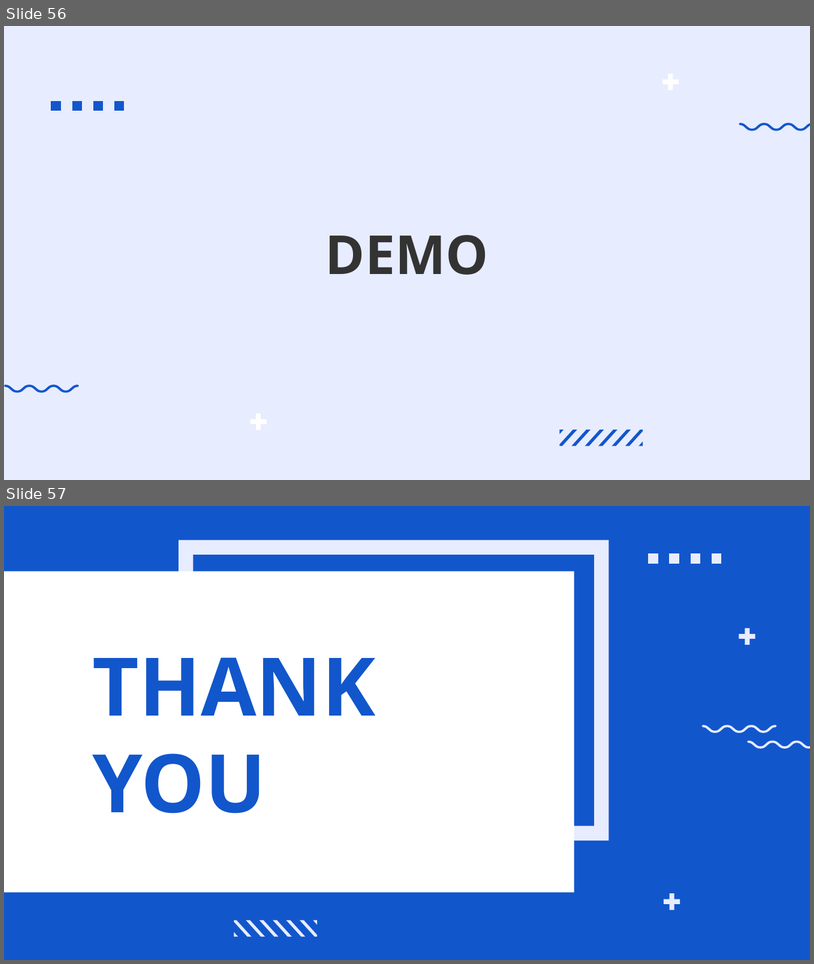
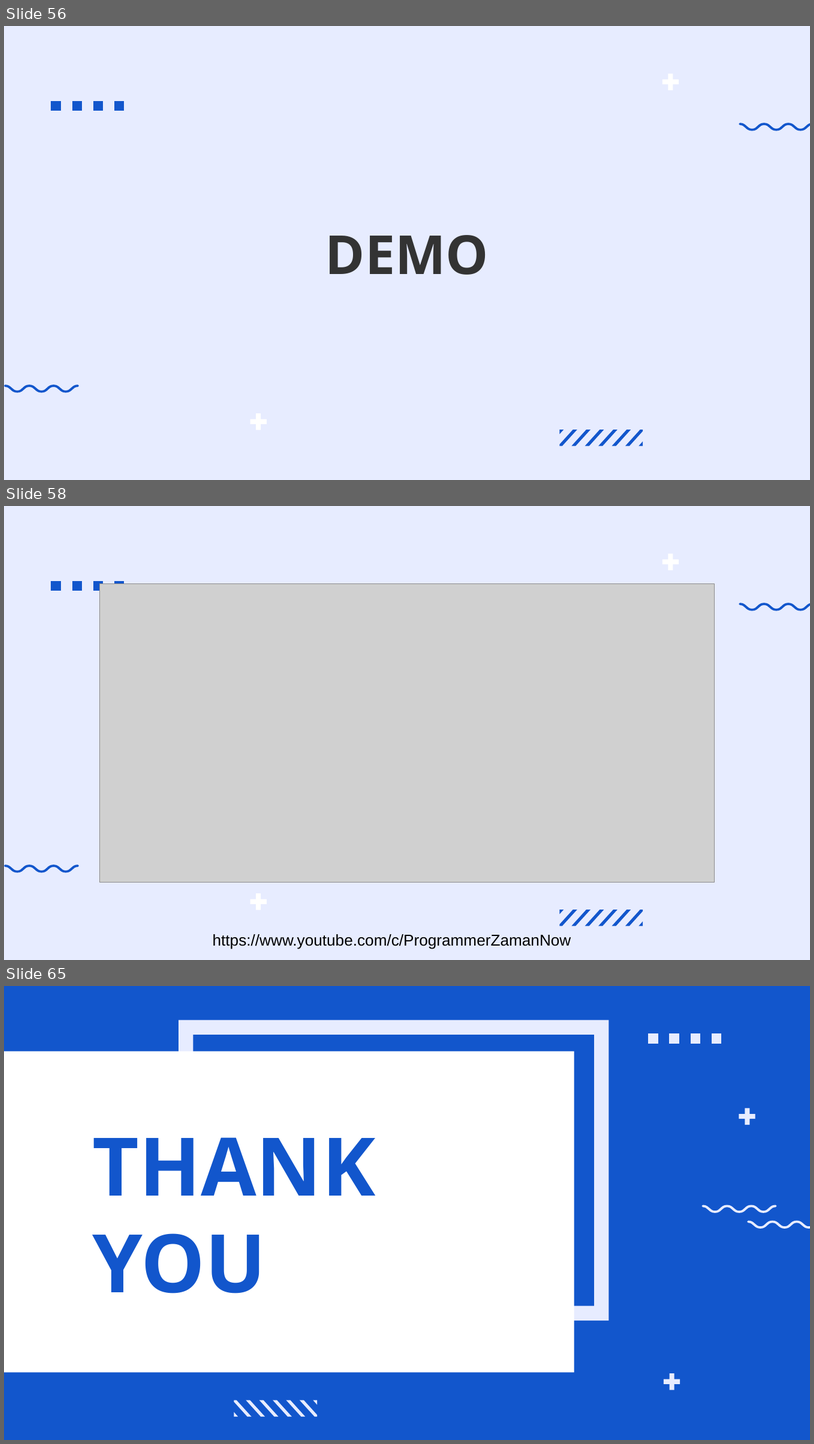
Before and after one commit to igstbagusdharmaputra/DumbwaysBootcamp, a slide deck: dumbweek4/Dumbweek4.pptx. Shown one above the other, each under a label of ours: slides 56 and 57 before the commit, slides 56, 58 and 65 after it; the slides between them are not shown. The pictures are 814x964 and 814x1444 pixels, drawn with LibreOffice and Linux fonts; fonts in the diff are those of the drawing; grey boxes stand for pictures. Boxes give left, top, right and bottom in pixels: in the first picture for what was removed or moved away, otherwise in the second. Text is boxed around its words. In the diff, an @@ line names an element or a change of style, - is before the commit and + after.

```diff
--- a/dumbweek4/Dumbweek4.pptx
+++ b/dumbweek4/Dumbweek4.pptx
@@ slide 58 added at (x1=4, y1=506, x2=810, y2=960), background #E7ECFF; not listed: 16 template elements that a slide beside it also shows @@
@@ picture added at (x1=100, y1=583, x2=714, y2=882) @@
@@ text added at (x1=213, y1=934, x2=572, y2=949), 14 pt, text #000000 @@
+https://www.youtube.com/c/ProgrammerZamanNow
@@ what was slide 57 is now slide 65 @@
```
Also in this commit, not shown: 7 other slides added, 1 other file.
